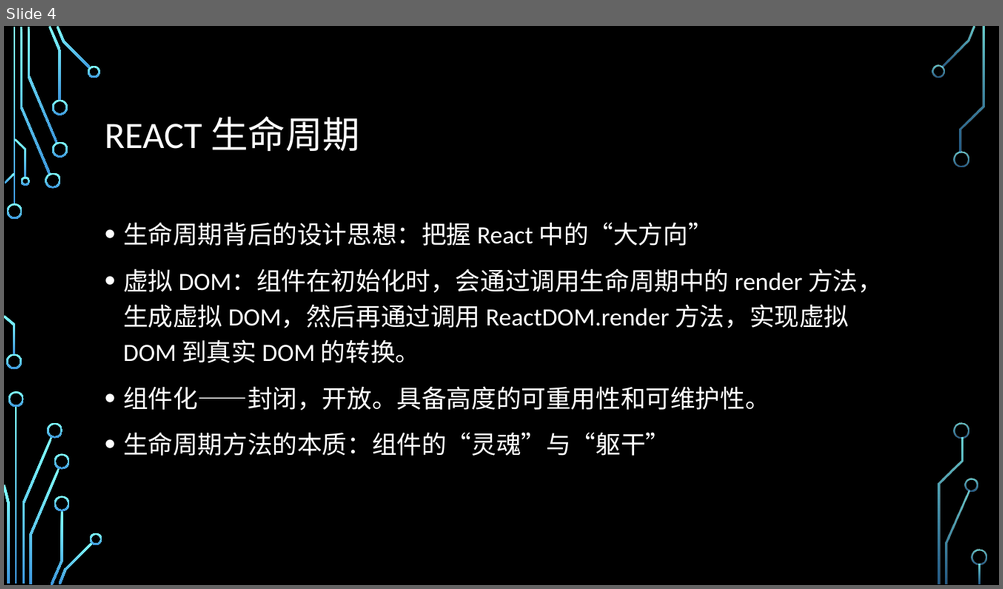
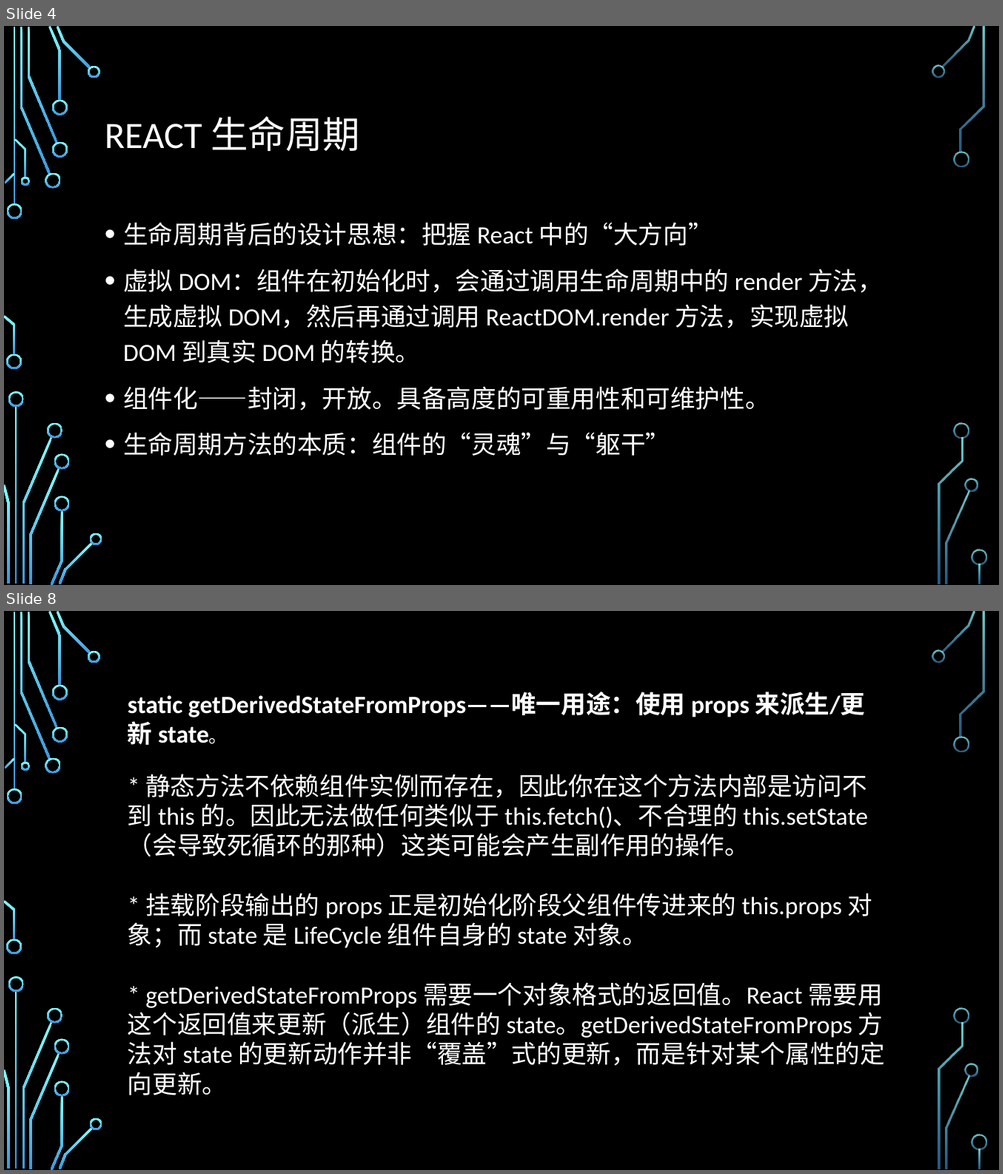
Before and after one commit to jiangyanghe/lagou-lesson, a slide deck: REACT/assets/react 分享.pptx. Shown one above the other, each under a label of ours: slide 4 before the commit, slides 4 and 8 after it; the slides between them are not shown. The pictures are 1003x589 and 1003x1174 pixels, drawn with LibreOffice and Linux fonts; fonts in the diff are those of the drawing; background and template pictures are left out. Boxes give left, top, right and bottom in pixels: in the first picture for what was removed or moved away, otherwise in the second. Text is boxed around its words. In the diff, an @@ line names an element or a change of style, - is before the commit and + after.

```diff
--- a/REACT/assets/react 分享.pptx
+++ b/REACT/assets/react 分享.pptx
@@ slide 8 added at (x1=4, y1=611, x2=999, y2=1170), background picture (left out); not listed: 36 template elements that a slide beside it also shows @@
@@ text added at (x1=128, y1=692, x2=885, y2=1096), 24 pt, text #FFFFFF @@
+static getDerivedStateFromProps——唯一用途：使用 props 来派生/更新 state。
+* 静态方法不依赖组件实例而存在，因此你在这个方法内部是访问不到 this 的。因此无法做任何类似于 this.fetch()、不合理的 this.setState（会导致死循环的那种）这类可能会产生副作用的操作。
+* 挂载阶段输出的 props 正是初始化阶段父组件传进来的 this.props 对象；而 state 是 LifeCycle 组件自身的 state 对象。
+* getDerivedStateFromProps 需要一个对象格式的返回值。React 需要用这个返回值来更新（派生）组件的 state。getDerivedStateFromProps 方法对 state 的更新动作并非“覆盖”式的更新，而是针对某个属性的定向更新。
```
Also in this commit, not shown: 1 slide changed, 8 other slides added, 1 other file.
